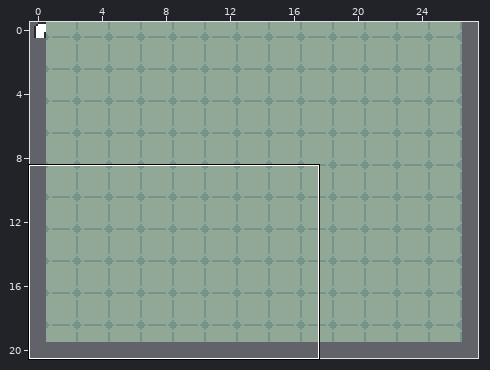
Two states of a Tiled map (JSON), src/renderer/src/assets/maps/office.tmj. Above, an overview of the earlier version with the close-up marked.
Close-up. Earlier state:
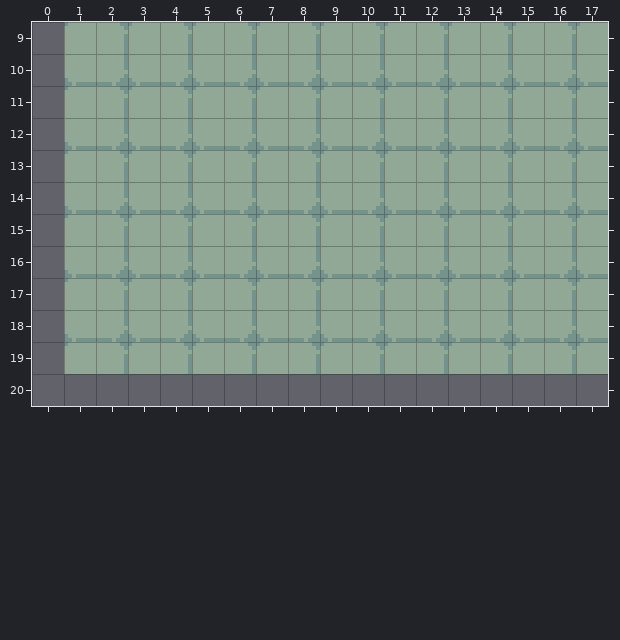
Cells are 16x16 px. Shown: x 0..17, y 9..20. The commit also changed other parts of the map, which this record leaves out.
After the commit:
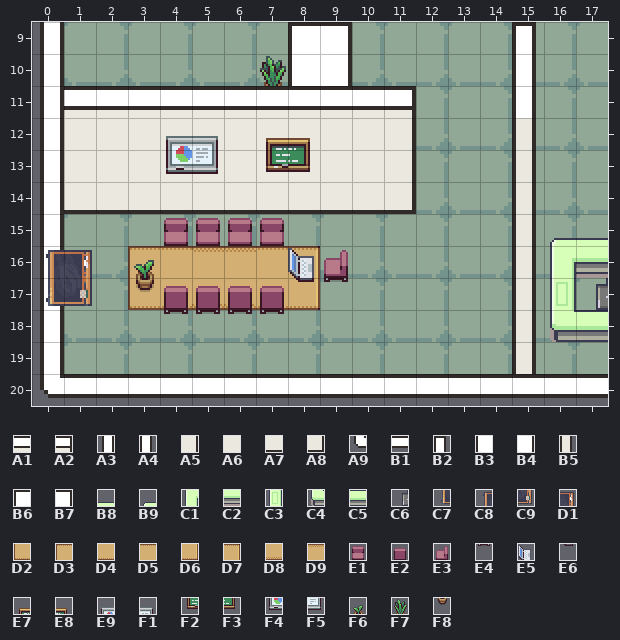
Key: from "A5 Office Floors & Walls": A1 9, A2 11, A3 17, A4 20, A5 27, A6 41, A7 50, A8 59, A9 65, B1 66, B2 98, B3 122, B4 123, B5 130, B6 140, B7 141; from "interiors": B8 1, B9 4, C1 16, C2 17, C3 19, C4 48, C5 49, C6 51 turned 270, C7 653 turned 270, C8 654 turned 270, C9 669 turned 270, D1 670 turned 270; from "office-tileset": D2 160 turned 270, D3 161 turned 270, D4 176 turned 270, D5 177 turned 270, D6 192 turned 270, D7 193 turned 270, D8 228 turned 270, D9 228 turned 90, E1 256, E2 257, E3 259, E4 273, E5 394, E6 410, E7 416, E8 417, E9 420, F1 421, F2 432, F3 433, F4 436, F5 437, F6 450, F7 452, F8 466.
__ is an empty cell.
Tiles of an added or newly shown layer are drawn over the layers below it.
From old to new:
Layer "walls" (now shown):
y 9: x 0 __ -> A3; x 8..9 __ __ -> B6 B7; x 15 __ -> B2
y 10: x 0 __ -> A3; x 8..9 __ __ -> B3 B4; x 15 __ -> A4
y 11: x 0..11 __ __ __ __ __ __ __ __ __ __ __ __ -> A3 A1 A1 A1 A1 A1 A1 A1 A1 A1 A1 A2; x 15 __ -> A4
y 12..13: x 0..11 __ __ __ __ __ __ __ __ __ __ __ __ -> A3 A6 A6 A6 A6 A6 A6 A6 A6 A6 A6 A5; x 15 __ -> B5
y 14: x 0..11 __ __ __ __ __ __ __ __ __ __ __ __ -> A3 A7 A7 A7 A7 A7 A7 A7 A7 A7 A7 A8; x 15 __ -> B5
y 15..19: x 0 __ -> A3; x 15 __ -> B5
y 20: x 0..17 __ __ __ __ __ __ __ __ __ __ __ __ __ __ __ __ __ __ -> A9 B1 B1 B1 B1 B1 B1 B1 B1 B1 B1 B1 B1 B1 B1 B1 B1 B1
Layer "furniture-below" (now shown):
y 12: x 4..5 __ __ -> E9 F1; x 7..8 __ __ -> E7 E8
y 13: x 4..5 __ __ -> F4 F5; x 7..8 __ __ -> F2 F3
y 15: x 4..7 __ __ __ __ -> E1 E1 E1 E1; x 16..17 __ __ -> B9 B8
y 16: x 3..9 __ __ __ __ __ __ __ -> D3 D5 D9 D9 D5 D7 E3; x 16..17 __ __ -> C1 C2
y 17: x 3..9 __ __ __ __ __ __ __ -> D2 D4 D8 D8 D4 D6 E4; x 16 __ -> C3
y 18: x 4..7 __ __ __ __ -> E4 E4 E4 E4; x 16..17 __ __ -> C4 C5
Layer "furniture-above" (now shown):
y 10: x 7 __ -> F7
y 12: x 4..5 __ __ -> E9 F1; x 7..8 __ __ -> E7 E8
y 13: x 4..5 __ __ -> F4 F5; x 7..8 __ __ -> F2 F3
y 16: x 0..1 __ __ -> C8 D1; x 3 __ -> F6; x 8 __ -> E5
y 17: x 0..1 __ __ -> C7 C9; x 3..8 __ __ __ __ __ __ -> F8 E2 E2 E2 E2 E6; x 17 __ -> C6
Pixel boxes of the changes (left, top, right, bottom) in both close-ups:
added: (40, 22, 608, 398)
